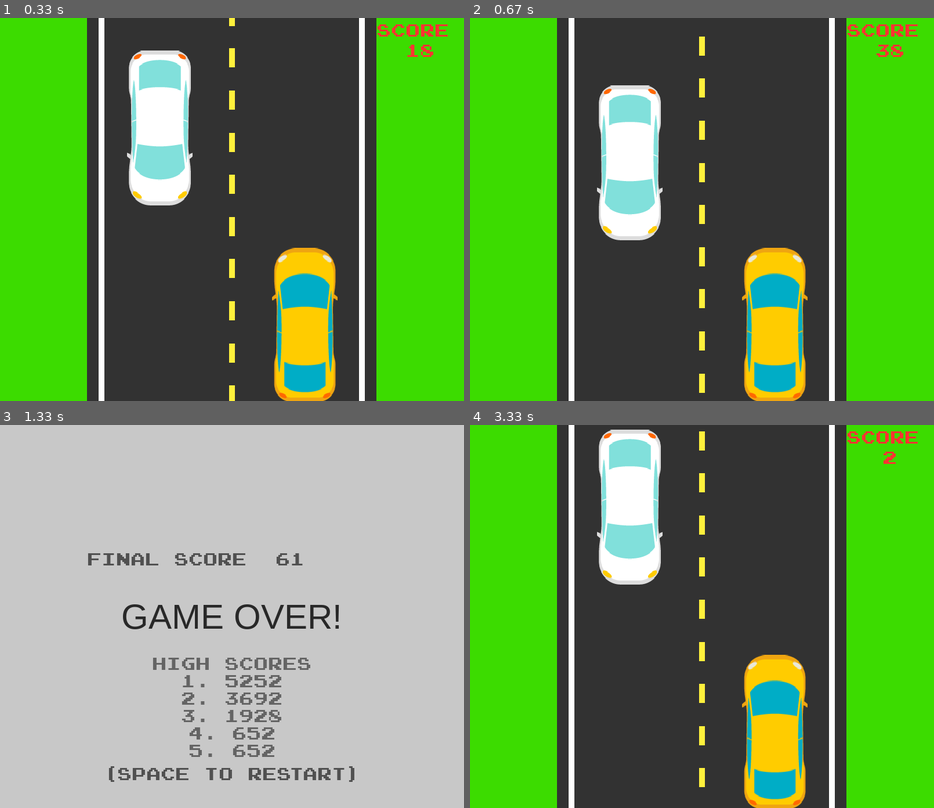
Above: before the commit, frames 1-4 (two rows, left to right).
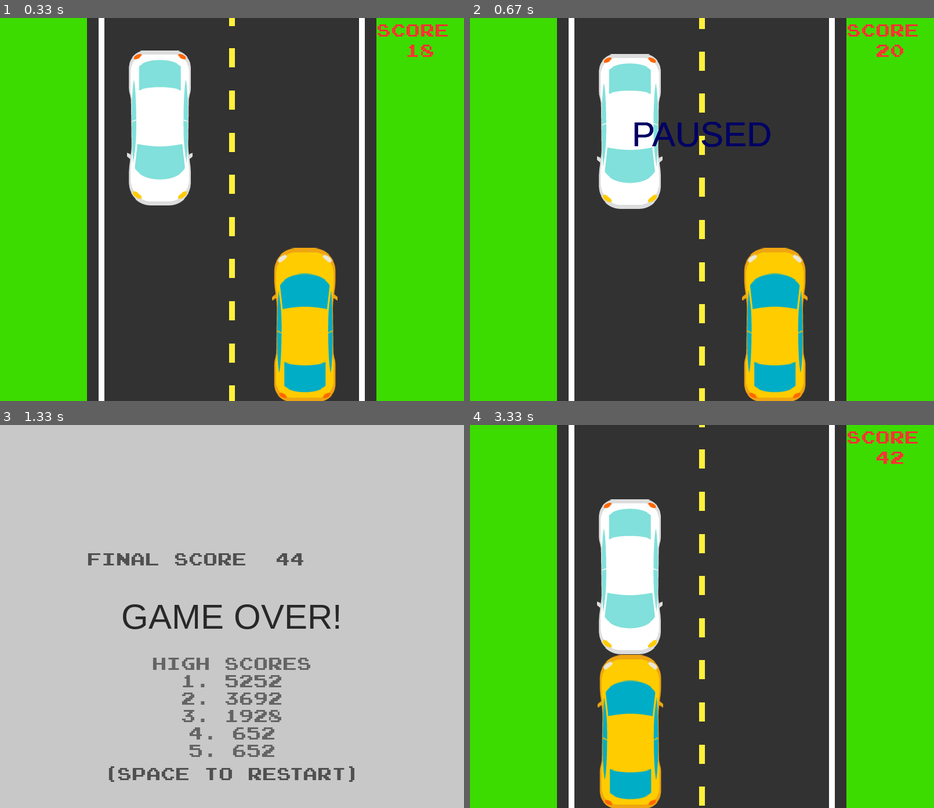
Above: after the commit, the same moments.

Repository: abidurrahman11/Pygame-Racing-Car
Game: pygame game, started from cargame.py
Two runs of this game, one before a commit and one after it. Both use one fixed random seed, a clock stepped at 60 frames per second and the inputs below.
Inputs:
- Up to frame 1 (0.33 s): no input
- Up to frame 2 (0.67 s): tap Space at 0.33 s
- Up to frame 3 (1.33 s): tap Space at 0.67 s; tap A at 1 s
- Up to frame 4 (3.33 s): hold Right 1.33-1.8 s; tap Space at 1.4, 1.7, 1.9, 2.2, 2.4, 2.7, 2.97, 3.27 s; hold Right 1.83-2.3 s; hold Left 2.33-2.87 s; hold Left 2.9-3.3 s

Frame 1 is identical in both runs. In frame 2, 6.8% of the frame differs, in the area x 27-94%, y 0-100%; in frame 3, less than 0.1%; in frame 4, 18%.

Commit message:
Update cargame.py : Press the space bar to pause game

Diff:
--- a/cargame.py
+++ b/cargame.py
@@ -77,12 +77,20 @@
         self.scale = self.SCREEN_HEIGHT - self.car2_loc.height
 
         self.game_state = "MAIN GAME"
+        self.game_paused = False
 
         self.has_update_scores = False
         self.scores = []
 
     def main_loop(self):
         while True:
+            if self.game_paused:
+                self.game_paused_draw()
+                self.CLOCK.tick(10)
+                pygame.display.update()
+                self.handle_critical_events()
+                continue
+
             self.event_loop()
             self.event_updater_counter += 1
 
@@ -132,11 +140,16 @@
             self.CLOCK.tick(self.FPS)
             pygame.display.update()
 
+    def handle_critical_events(self):
+        for event in pygame.event.get():
+            if event.type == pygame.QUIT:
+                self.quit_game()
+            if event.type == pygame.KEYDOWN:
+                if event.key == pygame.K_SPACE:
+                    self.game_paused = False
+
     def event_loop(self):
         for event in pygame.event.get():  # Event Loop
-            if event.type == pygame.QUIT:
-                self.quit_game()
-
             if event.type == pygame.KEYDOWN:
                 if event.key in [pygame.K_a, pygame.K_LEFT] and self.car_lane == "R":
                     # Use this line to add game over
@@ -148,6 +161,9 @@
                     self.car_lane = "R"
                 if event.key in [pygame.K_SPACE, pygame.K_r] and self.game_state == "GAME OVER":
                     self.restart_game()
+                if event.key in [pygame.K_SPACE]:
+                    if not self.game_paused:
+                        self.game_paused = True
                 if event.key in [pygame.K_ESCAPE, pygame.K_q]:
                     self.quit_game()
             if event.type == pygame.VIDEORESIZE:
@@ -354,6 +370,11 @@
             "(Space to restart)", self.score_font, (80, 80, 80), self.SCREEN_WIDTH / 2, 600
         )
 
+    def game_paused_draw(self):
+        self.message_display(
+            "PAUSED", self.game_over_font, (0, 0, 100), self.SCREEN_WIDTH / 2, 200
+        )
+
     def restart_game(self):
         self.score = 0
         self.level = 0
